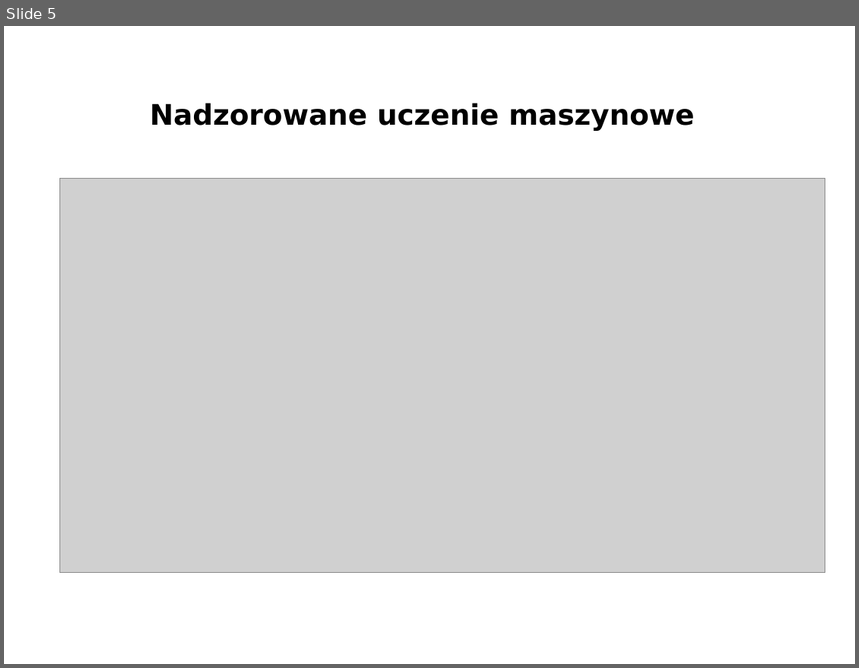
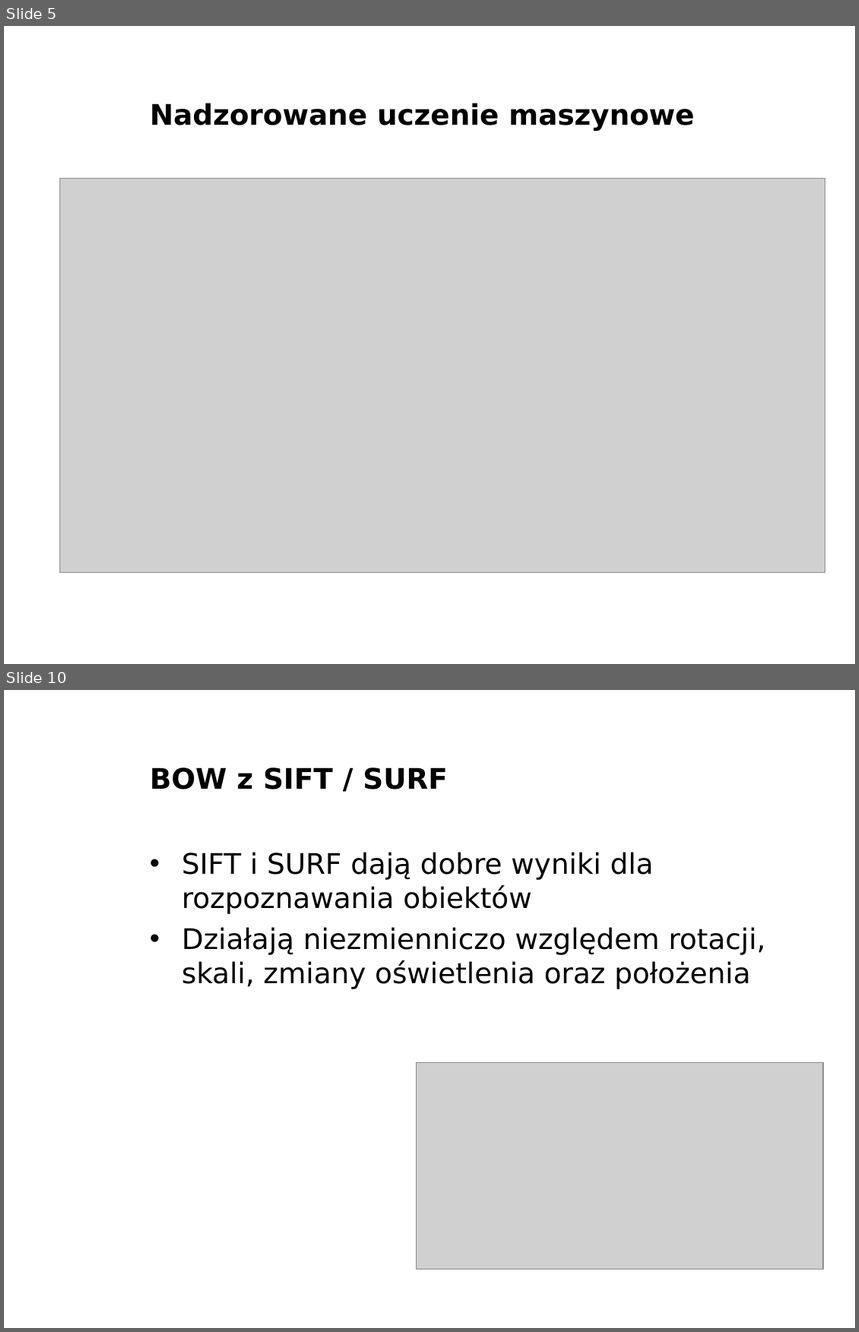
Before and after one commit to michalcichon/praca-magisterska, a slide deck: presentation/prezentacja-obrona.ppt. Shown one above the other, each under a label of ours: slide 5 before the commit, slides 5 and 10 after it; the slides between them are not shown. The pictures are 859x668 and 859x1332 pixels, drawn with LibreOffice and Linux fonts; fonts in the diff are those of the drawing; grey boxes stand for pictures; background and template pictures are left out. Boxes give left, top, right and bottom in pixels: in the first picture for what was removed or moved away, otherwise in the second. Text is boxed around its words. In the diff, an @@ line names an element or a change of style, - is before the commit and + after.

```diff
--- a/presentation/prezentacja-obrona.ppt
+++ b/presentation/prezentacja-obrona.ppt
@@ slide 10 added at (4,690,855,1328), background picture (left out) @@
@@ title added at (150,768,447,790), 24 pt, text #000000, bold @@
+BOW z SIFT / SURF
@@ text added at (182,852,766,989), 24 pt, text #000000 @@
+• SIFT i SURF dają dobre wyniki dla rozpoznawania obiektów
+• Działają niezmienniczo względem rotacji, skali, zmiany oświetlenia oraz położenia
@@ picture added at (416,1063,823,1270) @@
```
Also in this commit, not shown: 5 slides changed, 1 other slide added, 1 other file.
